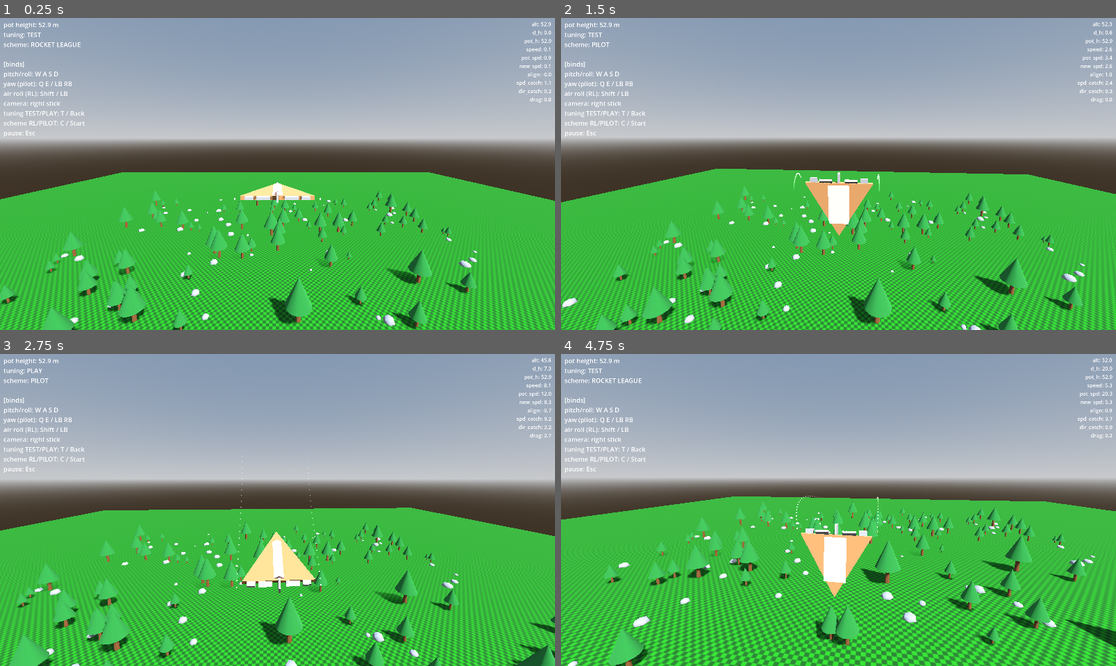
Above: before the commit, frames 1-4 (two rows, left to right).
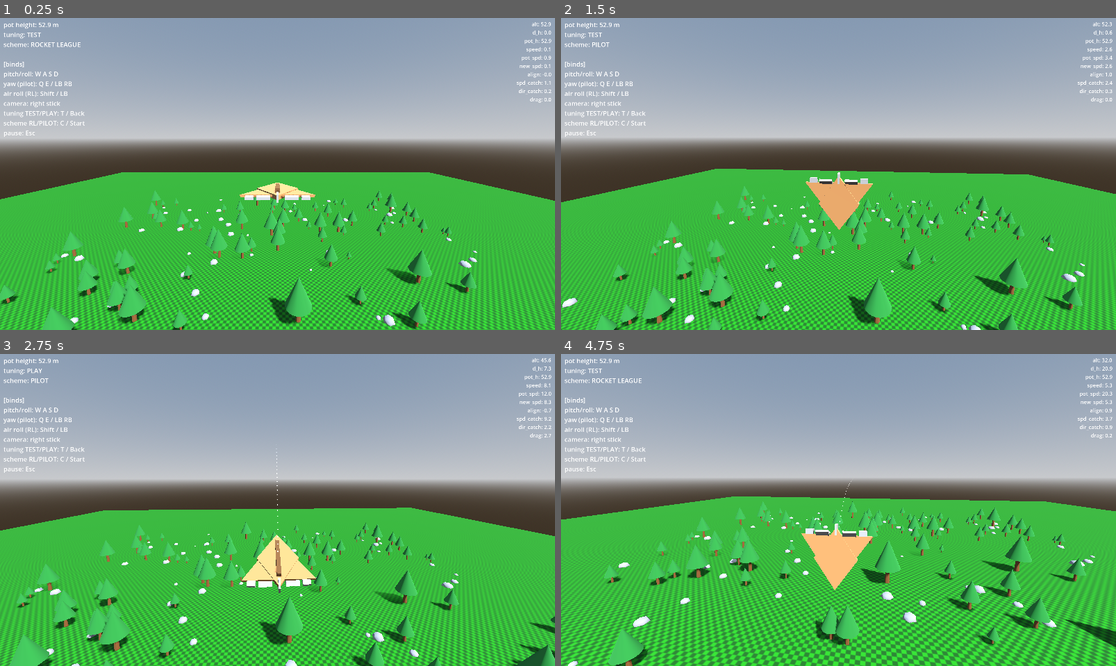
Above: after the commit, the same moments.

Repository: westonkelliher/glider
Game: Godot game, scene res://scenes/main.tscn
The game is run twice, just before and just after one commit, with the same random seed, the same clock (stepped at 60 frames per second) and the same inputs.
Inputs (mouse positions are in pixels of both pictures, inside the frame that each line leads up to):
- Up to frame 1 (0.25 s): no input
- Up to frame 2 (1.5 s): tap Enter at 0.5 s; move the mouse to (866, 174) at 0.52 s; hold Shift (air_roll) 0.53-1.28 s; hold W (move_forward) from 0.53 s (still down); move the mouse to (810, 174) at 1.27 s; tap C (toggle_scheme) at 1.35 s
- Up to frame 3 (2.75 s): keep holding W (move_forward); move the mouse to (288, 503) at 2.02 s; hold T (toggle_tuning) from 2.03 s (still down)
- Up to frame 4 (4.75 s): keep holding W (move_forward); move the mouse to (832, 516) at 2.77 s; release T (toggle_tuning) at 2.78 s; tap Shift (air_roll) at 2.85 s; move the mouse to (877, 513) at 3.52 s; hold C (toggle_scheme) 3.53-4.28 s; move the mouse to (794, 506) at 4.27 s; tap T (toggle_tuning) at 4.35 s

The runs differ from the first frame. In frame 1, 0.2% of the frame differs, in the area x 42-58%, y 52-59%; in frame 2, 0.6%; in frame 3, 0.4%; in frame 4, 0.8%, in the area x 31-58%, y 40-100%.

Commit message:
Glider: rework body mesh — box wings/fuselage, prism wingtips, new mats
Co-Authored-By: Claude Opus 4.8 <noreply@anthropic.com>

Diff:
--- /dev/null
+++ b/new_box_mesh.tres
@@ -0,0 +1,8 @@
+[gd_resource type="BoxMesh" format=3 uid="uid://bqabqfpb26faq"]
+
+[sub_resource type="StandardMaterial3D" id="StandardMaterial3D_1mgfi"]
+albedo_color = Color(0.44927377, 0.31307176, 0.181553, 1)
+
+[resource]
+material = SubResource("StandardMaterial3D_1mgfi")
+size = Vector3(1, 0.1, 1)
--- a/scenes/glider_body.tscn
+++ b/scenes/glider_body.tscn
@@ -2,20 +2,7 @@
 
 [ext_resource type="Script" uid="uid://daywr6oxhdjft" path="res://scripts/glider_body.gd" id="1_kiolu"]
 [ext_resource type="Shader" uid="uid://clduq105o40jv" path="res://environment/trail_particle.gdshader" id="2_trailsh"]
-
-[sub_resource type="StandardMaterial3D" id="StandardMaterial3D_aylop"]
-albedo_color = Color(0.8784314, 0.6784314, 0.6431373, 1)
-
-[sub_resource type="PrismMesh" id="PrismMesh_qut1m"]
-material = SubResource("StandardMaterial3D_aylop")
-size = Vector3(0.5, 0.2, 1)
-
-[sub_resource type="StandardMaterial3D" id="StandardMaterial3D_260ag"]
-albedo_color = Color(0.64, 0.4581333, 0.288, 1)
-
-[sub_resource type="PrismMesh" id="PrismMesh_1mgfi"]
-material = SubResource("StandardMaterial3D_260ag")
-size = Vector3(1.6, 1.4, 0.1)
+[ext_resource type="Material" uid="uid://fr152ygcbmgo" path="res://wingmat.tres" id="4_1mgfi"]
 
 [sub_resource type="Gradient" id="Gradient_trail"]
 offsets = PackedFloat32Array(0, 0.005, 0.02, 0.1, 0.3, 0.6, 1)
@@ -45,6 +32,24 @@
 material = SubResource("ShaderMaterial_trail")
 size = Vector2(0.32, 0.32)
 
+[sub_resource type="StandardMaterial3D" id="StandardMaterial3D_260ag"]
+albedo_color = Color(0.38084868, 0.26235217, 0.14772937, 1)
+
+[sub_resource type="BoxMesh" id="BoxMesh_3gpux"]
+material = SubResource("StandardMaterial3D_260ag")
+size = Vector3(0.2, 0.1, 1)
+
+[sub_resource type="StandardMaterial3D" id="StandardMaterial3D_1mgfi"]
+albedo_color = Color(0.6392157, 0.45882353, 0.28627452, 1)
+
+[sub_resource type="BoxMesh" id="BoxMesh_1mgfi"]
+material = SubResource("StandardMaterial3D_1mgfi")
+size = Vector3(1, 0.1, 1)
+
+[sub_resource type="PrismMesh" id="PrismMesh_3gpux"]
+material = ExtResource("4_1mgfi")
+size = Vector3(2, 1, 0.1)
+
 [sub_resource type="CylinderShape3D" id="CylinderShape3D_aylop"]
 height = 0.2
 
@@ -57,25 +62,39 @@
 
 [node name="Mesh" type="MeshInstance3D" parent="." unique_id=8097921]
 transform = Transform3D(1, 0, 0, 0, 1, 0, 0, 0, 1, 0, 0.1, -0.1)
-mesh = SubResource("PrismMesh_qut1m")
 
-[node name="Wing" type="MeshInstance3D" parent="Mesh" unique_id=2131678133]
-transform = Transform3D(1, 0, 0, 0, -4.371139e-08, 1, 0, -1, -4.371139e-08, 0, -0.04, -0.15)
-mesh = SubResource("PrismMesh_1mgfi")
-
-[node name="TrailL" type="GPUParticles3D" parent="Mesh/Wing" unique_id=465931524]
-transform = Transform3D(1, 0, 0, 0, 1, 0, 0, 0, 1, -0.9, -0.8, 0)
+[node name="TrailL" type="GPUParticles3D" parent="Mesh" unique_id=465931524]
+transform = Transform3D(0.70710677, 0, 0.70710677, 0, 0.99999994, 0, -0.7071067, 0, 0.7071067, 0, 0, 0)
 amount = 240
 lifetime = 0.8
 process_material = SubResource("ParticleProcessMaterial_trail")
 draw_pass_1 = SubResource("QuadMesh_trail")
 
-[node name="TrailR" type="GPUParticles3D" parent="Mesh/Wing" unique_id=118740851]
-transform = Transform3D(1, 0, 0, 0, 1, 0, 0, 0, 1, 0.9, -0.8, 0)
+[node name="TrailR" type="GPUParticles3D" parent="Mesh" unique_id=118740851]
+transform = Transform3D(0.70710677, 0, 0.70710677, 0, 0.99999994, 0, -0.7071067, 0, 0.7071067, 0, 0, 0)
 amount = 240
 lifetime = 0.8
 process_material = SubResource("ParticleProcessMaterial_trail")
 draw_pass_1 = SubResource("QuadMesh_trail")
+
+[node name="Fin" type="MeshInstance3D" parent="Mesh" unique_id=1607420147]
+transform = Transform3D(0.014501664, -0.9995793, 2.327327e-10, 0.49733147, 0.028860673, 0.09905925, -0.04950879, -0.0028730473, 0.9950816, 0, 0.05844666, -0.021311916)
+mesh = SubResource("BoxMesh_3gpux")
+
+[node name="Q" type="Node3D" parent="Mesh" unique_id=53658295]
+transform = Transform3D(0.7, 0, 0, 0, 1, 0, 0, 0, 1, 0, 0, 0)
+
+[node name="Wing" type="MeshInstance3D" parent="Mesh/Q" unique_id=2131678133]
+transform = Transform3D(0.70710677, 0, 0.70710677, 0, 0.99999994, 0, -0.7071067, 0, 0.7071067, 0, 0, 0)
+mesh = SubResource("BoxMesh_1mgfi")
+
+[node name="LWing" type="MeshInstance3D" parent="Mesh/Q" unique_id=1011789096]
+transform = Transform3D(-0.5000001, 0, 0, 0, -2.1855692e-08, -0.50000006, 0, -0.49999988, 2.18557e-08, -0.6547808, 0, 0.28708535)
+mesh = SubResource("PrismMesh_3gpux")
+
+[node name="RWing" type="MeshInstance3D" parent="Mesh/Q" unique_id=2129506796]
+transform = Transform3D(-0.5000002, -2.8383162e-08, -2.5376527e-15, 0, -2.1855694e-08, -0.5000003, 0, -0.49999994, 2.1855701e-08, 0.6547808, 0, 0.28708535)
+mesh = SubResource("PrismMesh_3gpux")
 
 [node name="Shape" type="CollisionShape3D" parent="." unique_id=1877100831]
 transform = Transform3D(1, 0, 0, 0, 1, 0, 0, 0, 1, 0, 0.05, 0)
--- /dev/null
+++ b/wingmat.tres
@@ -0,0 +1,4 @@
+[gd_resource type="StandardMaterial3D" format=3 uid="uid://fr152ygcbmgo"]
+
+[resource]
+albedo_color = Color(0.6392157, 0.45882353, 0.28627452, 1)
